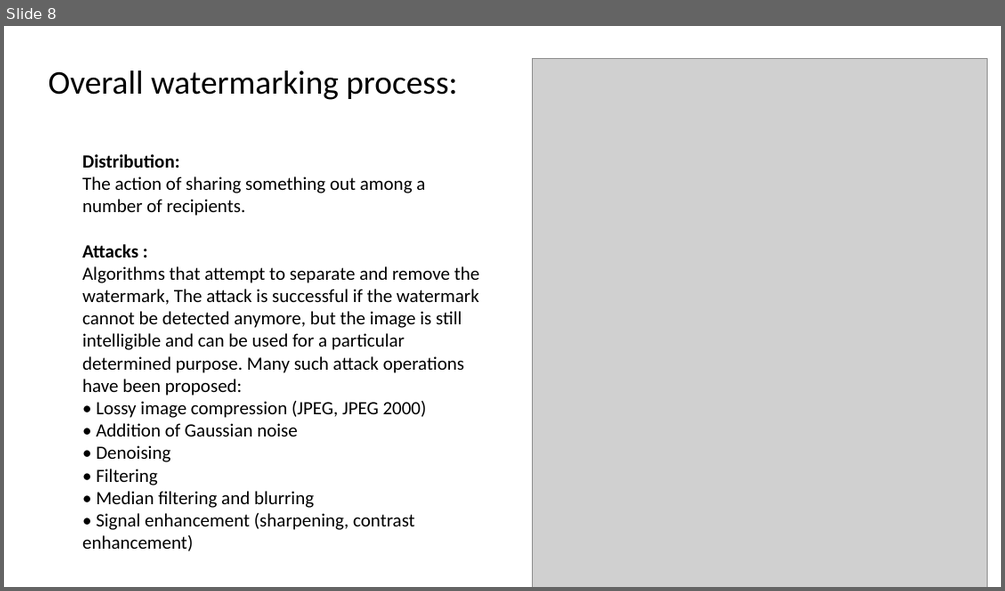
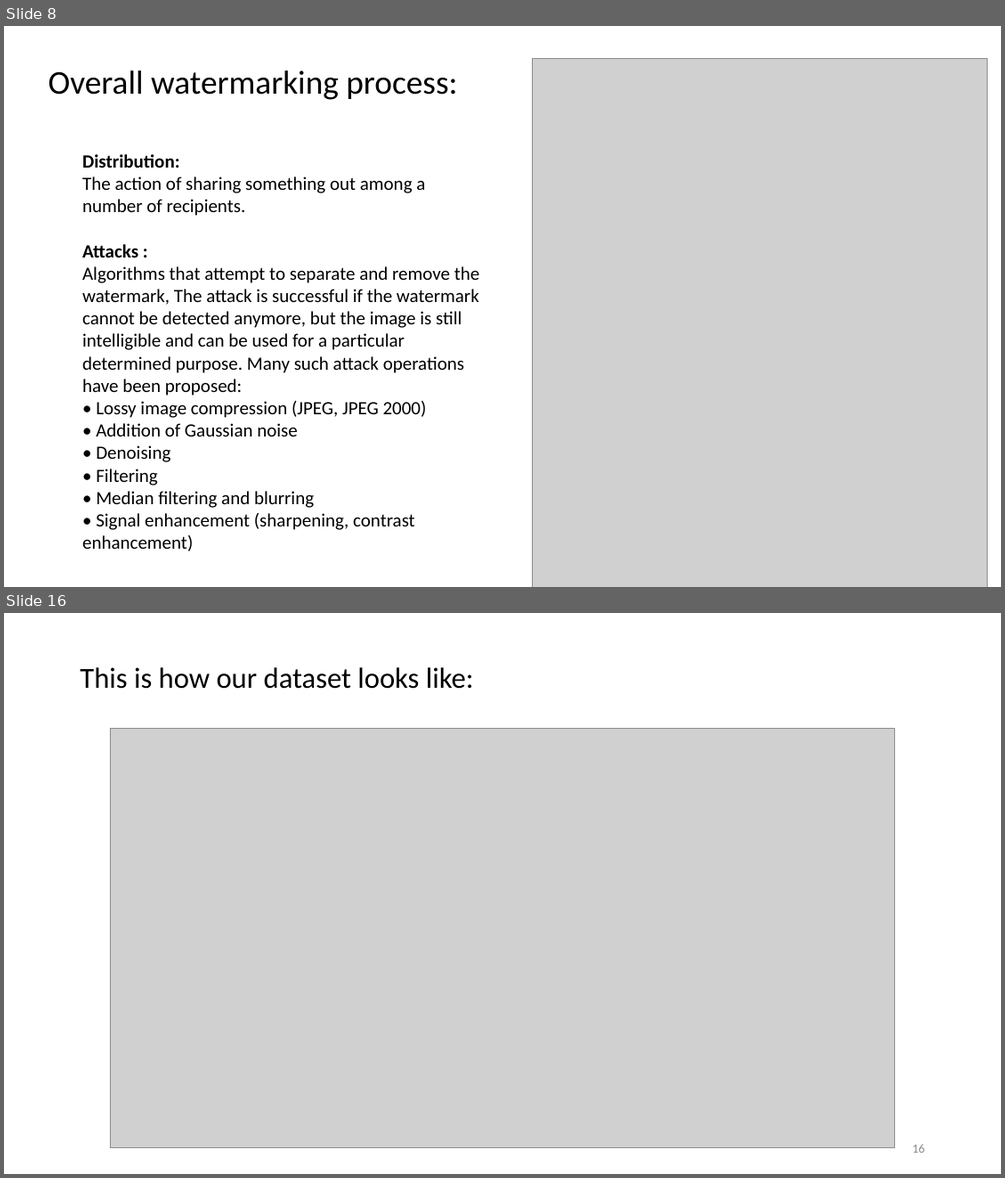
Before and after one commit to wadiemendja/watermarkNN, a slide deck: Presentation.pptx. Shown one above the other, each under a label of ours: slide 8 before the commit, slides 8 and 16 after it; the slides between them are not shown. The pictures are 1005x591 and 1005x1178 pixels, drawn with LibreOffice and Linux fonts; fonts in the diff are those of the drawing; grey boxes stand for pictures. Boxes give left, top, right and bottom in pixels: in the first picture for what was removed or moved away, otherwise in the second. Text is boxed around its words. In the diff, an @@ line names an element or a change of style, - is before the commit and + after.

```diff
--- a/Presentation.pptx
+++ b/Presentation.pptx
@@ slide 16 added at box(4, 613, 1001, 1174), background #FFFFFF @@
@@ text added at box(80, 667, 474, 689), 28 pt, text #000000 @@
+This is how our dataset looks like:
@@ picture added at box(110, 728, 896, 1148) @@
@@ page number added at box(912, 1144, 924, 1152), 12 pt, text #8C8C8C @@
+16
```
Also in this commit, not shown: 5 slides changed, 9 other slides added, 5 slides removed.
